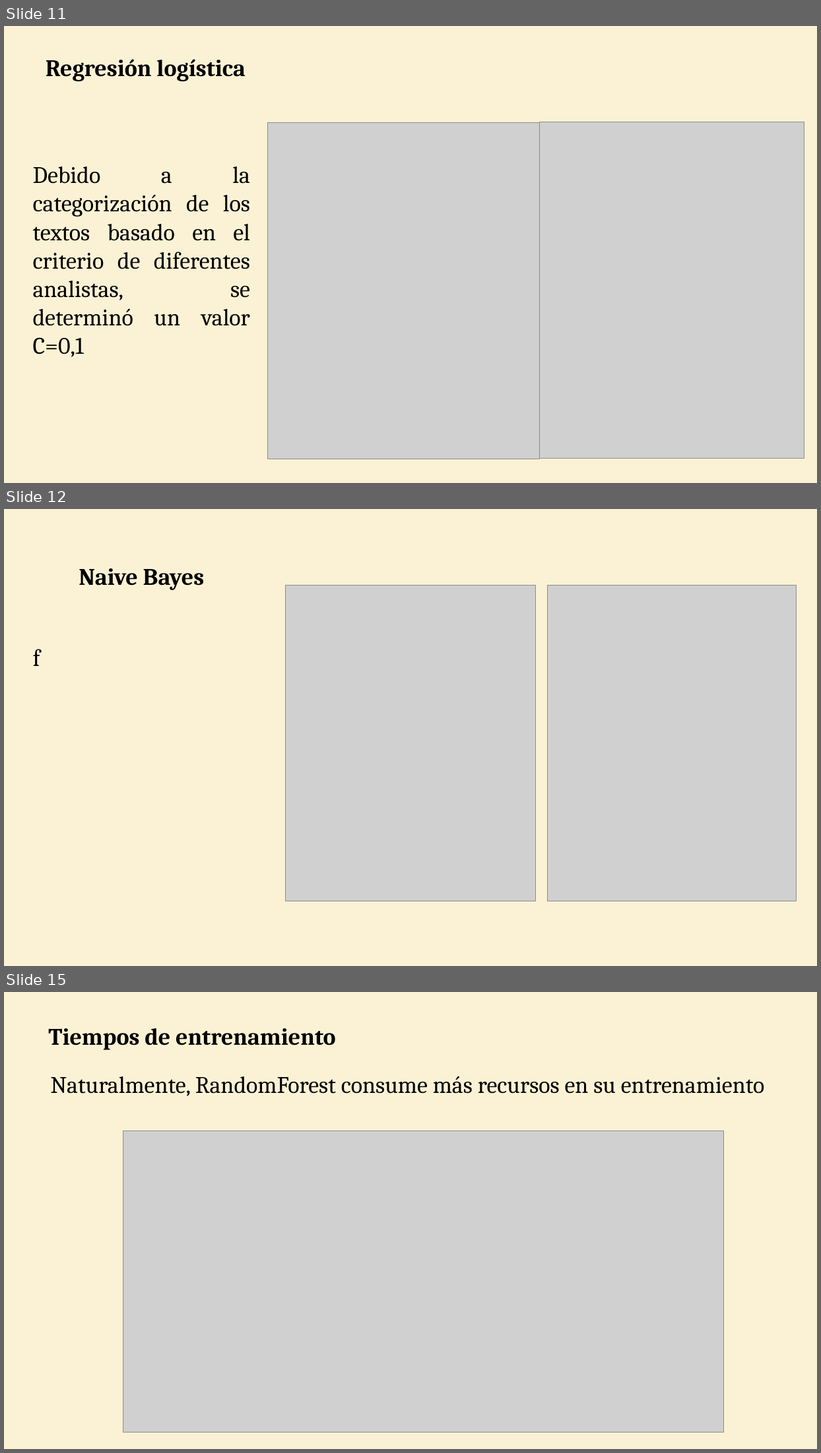
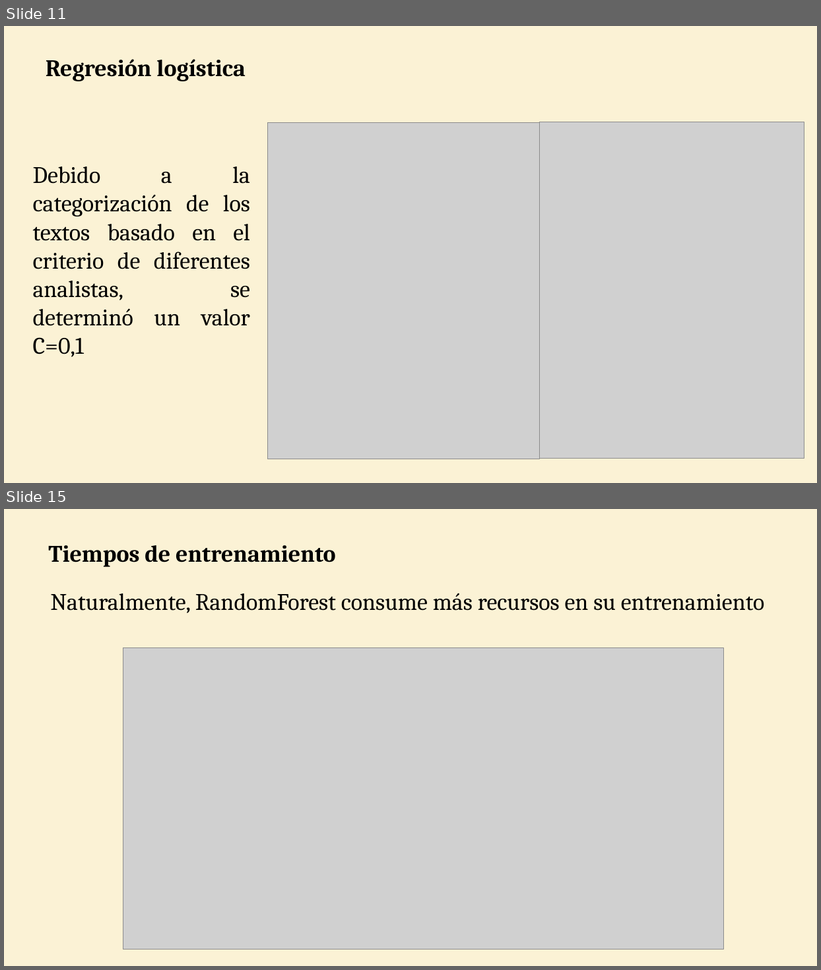
Before and after one commit to WilderGitHub/MCD, a slide deck: II. 08 Minería de Datos II/Proyecto Final.pptx. Shown one above the other, each under a label of ours: slides 11, 12 and 15 before the commit, slides 11 and 15 after it; the slides between them are not shown. The pictures are 821x1453 and 821x970 pixels, drawn with LibreOffice and Linux fonts; fonts in the diff are those of the drawing; grey boxes stand for pictures. Boxes give left, top, right and bottom in pixels: in the first picture for what was removed or moved away, otherwise in the second. Text is boxed around its words. In the diff, an @@ line names an element or a change of style, - is before the commit and + after.

```diff
--- a/II. 08 Minería de Datos II/Proyecto Final.pptx
+++ b/II. 08 Minería de Datos II/Proyecto Final.pptx
@@ slide 12 removed at (4,509,817,966), background #F7DD93 at 38% opacity @@
@@ text removed at (79,568,205,590) @@
-Naive Bayes
@@ picture removed at (285,586,536,901) @@
@@ picture removed at (547,586,797,901) @@
@@ text removed at (33,649,40,666) @@
-f
```
Also in this commit, not shown: 5 slides changed, 9 slides added, 15 other slides removed, 1 other file.
